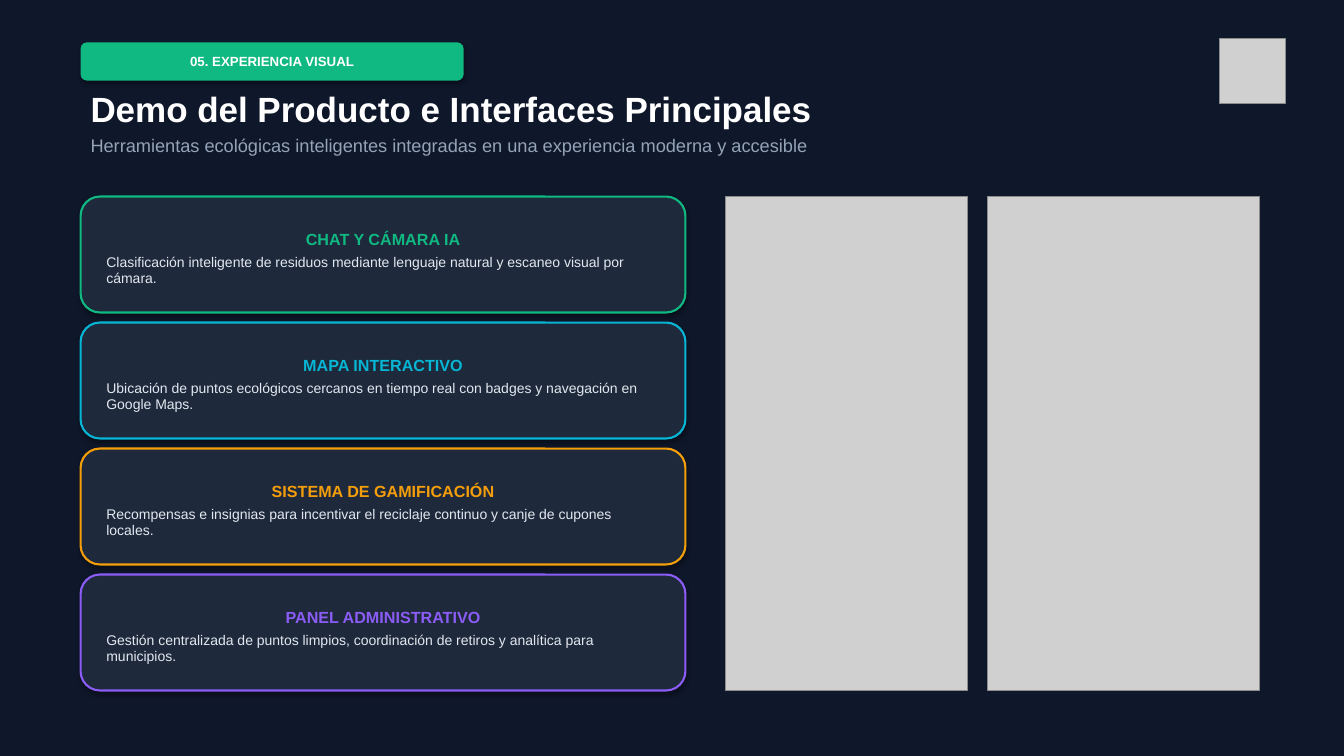
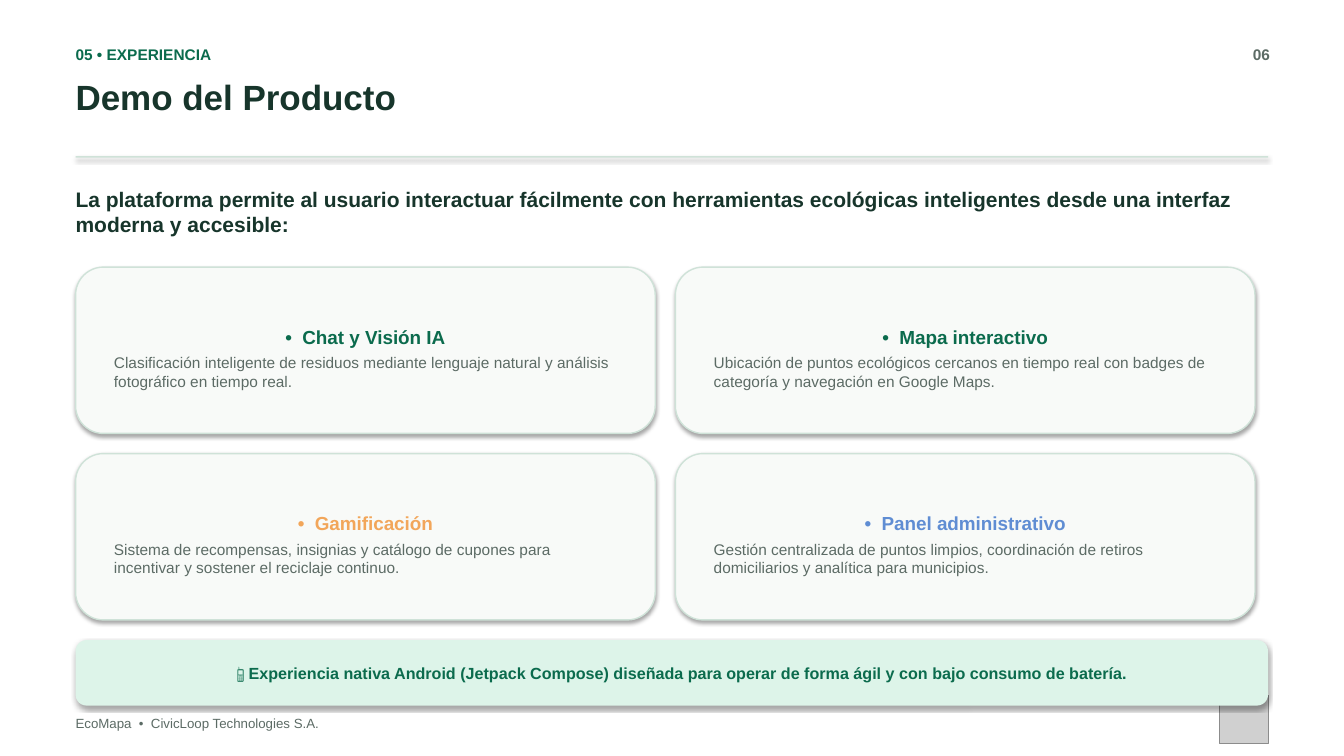
Before and after one commit to RomeroGerardo/EcoMapaLandinPage, a slide deck: slide 6 of Presentación - EcoMapa.pptx. Drawn at 1344x756 pixels with LibreOffice and Linux fonts; fonts in the diff are those of the drawing; grey boxes stand for pictures. Boxes give left, top, right and bottom in pixels: in the first picture for what was removed or moved away, otherwise in the second. Text is boxed around its words. In the diff, an @@ line names an element or a change of style, - is before the commit and + after.

Commit message:
docs: presentacion EcoMapa V2.1 con estetica limpia original (sin capturas ni diagramas) y branding CivicLoop Technologies SA

```diff
--- a/Presentación - EcoMapa.pptx
+++ b/Presentación - EcoMapa.pptx
@@ rectangle at [0, 0, 1344, 756]: fill #0F172A to #FFFFFF @@
@@ text at [76, 49, 212, 60]: text changed; size 9.5 to 11 pt; text colour #FFFFFF to #0B6B4D @@
-05. EXPERIENCIA VISUAL
+05 • EXPERIENCIA
@@ text "05 • EXPERIENCIA": place and size @@
-text "05 • EXPERIENCIA" at [81, 42, 464, 81]
+text "05 • EXPERIENCIA" at [76, 49, 212, 60]
@@ text "05 • EXPERIENCIA" at [76, 49, 212, 60]: vertical alignment middle to top; fill #10B981 to none; shadow off @@
@@ text added at [1253, 49, 1270, 60], 11 pt, text #5C6B65, bold @@
+06
@@ text at [76, 84, 396, 111]: text changed; size 13 to 25 pt; text colour #94A3B8 to #17352B; bold on @@
-Demo del Producto e Interfaces Principales
-Herramientas ecológicas inteligentes integradas en una experiencia moderna y accesible
+Demo del Producto
@@ rectangle added at [76, 156, 1268, 157], fill #CFE2D8 @@
@@ text added at [76, 191, 1231, 237], 15 pt, text #17352B, bold @@
+La plataforma permite al usuario interactuar fácilmente con herramientas ecológicas inteligentes desde una interfaz moderna y accesible:
@@ picture removed at [726, 197, 968, 691] @@
@@ picture removed at [988, 197, 1260, 691] @@
@@ rounded rectangle "• Chat y Visión IA": place and size @@
-rounded rectangle "• Chat y Visión IA" at [81, 197, 686, 313]
+rounded rectangle "• Chat y Visión IA" at [76, 267, 655, 434]
@@ rounded rectangle "• Chat y Visión IA" at [76, 267, 655, 434]: fill #1E293B to #F8FAF8; outline #10B981 1.5 pt to #CFE2D8 1 pt @@
@@ rounded rectangle "• Mapa interactivo": place and size @@
-rounded rectangle "• Mapa interactivo" at [81, 323, 686, 439]
+rounded rectangle "• Mapa interactivo" at [676, 267, 1255, 434]
@@ rounded rectangle "• Mapa interactivo" at [676, 267, 1255, 434]: fill #1E293B to #F8FAF8; outline #06B6D4 1.5 pt to #CFE2D8 1 pt @@
@@ text in rounded rectangle at [114, 330, 608, 390]: text changed; size 10 to 11 pt; text colour #E2E8F0 to #5C6B65 @@
-CHAT Y CÁMARA IA
-Clasificación inteligente de residuos mediante lenguaje natural y escaneo visual por cámara.
+• Chat y Visión IA
+Clasificación inteligente de residuos mediante lenguaje natural y análisis fotográfico en tiempo real.
@@ text in rounded rectangle at [714, 330, 1205, 390]: text changed; size 10 to 11 pt; text colour #E2E8F0 to #5C6B65 @@
-MAPA INTERACTIVO
-Ubicación de puntos ecológicos cercanos en tiempo real con badges y navegación en Google Maps.
+• Mapa interactivo
+Ubicación de puntos ecológicos cercanos en tiempo real con badges de categoría y navegación en Google Maps.
@@ rounded rectangle "• Gamificación": place and size @@
-rounded rectangle "• Gamificación" at [81, 449, 686, 565]
+rounded rectangle "• Gamificación" at [76, 454, 655, 620]
@@ rounded rectangle "• Gamificación" at [76, 454, 655, 620]: fill #1E293B to #F8FAF8; outline #F59E0B 1.5 pt to #CFE2D8 1 pt @@
@@ rounded rectangle "• Panel administrativo": place and size @@
-rounded rectangle "• Panel administrativo" at [81, 575, 686, 691]
+rounded rectangle "• Panel administrativo" at [676, 454, 1255, 620]
@@ rounded rectangle "• Panel administrativo" at [676, 454, 1255, 620]: fill #1E293B to #F8FAF8; outline #8B5CF6 1.5 pt to #CFE2D8 1 pt @@
@@ text in rounded rectangle at [114, 516, 550, 576]: text changed; size 10 to 11 pt; text colour #E2E8F0 to #5C6B65 @@
-SISTEMA DE GAMIFICACIÓN
-Recompensas e insignias para incentivar el reciclaje continuo y canje de cupones locales.
+• Gamificación
+Sistema de recompensas, insignias y catálogo de cupones para incentivar y sostener el reciclaje continuo.
@@ text in rounded rectangle at [714, 516, 1143, 576]: text changed; size 10 to 11 pt; text colour #E2E8F0 to #5C6B65 @@
-PANEL ADMINISTRATIVO
-Gestión centralizada de puntos limpios, coordinación de retiros y analítica para municipios.
+• Panel administrativo
+Gestión centralizada de puntos limpios, coordinación de retiros domiciliarios y analítica para municipios.
@@ rounded rectangle added at [76, 640, 1268, 706], fill #DDF4E9, 11.5 pt, text #0B6B4D, bold @@
+📱 Experiencia nativa Android (Jetpack Compose) diseñada para operar de forma ágil y con bajo consumo de batería.
@@ text added at [76, 718, 319, 731], 9.5 pt, text #5C6B65 @@
+EcoMapa • CivicLoop Technologies S.A.
@@ picture: place and size @@
-picture at [1220, 38, 1286, 104]
+picture at [1220, 696, 1268, 744]
```
Also in this commit, not shown: 9 other slides changed, 3 slides added, 3 slides removed, 1 other file.
